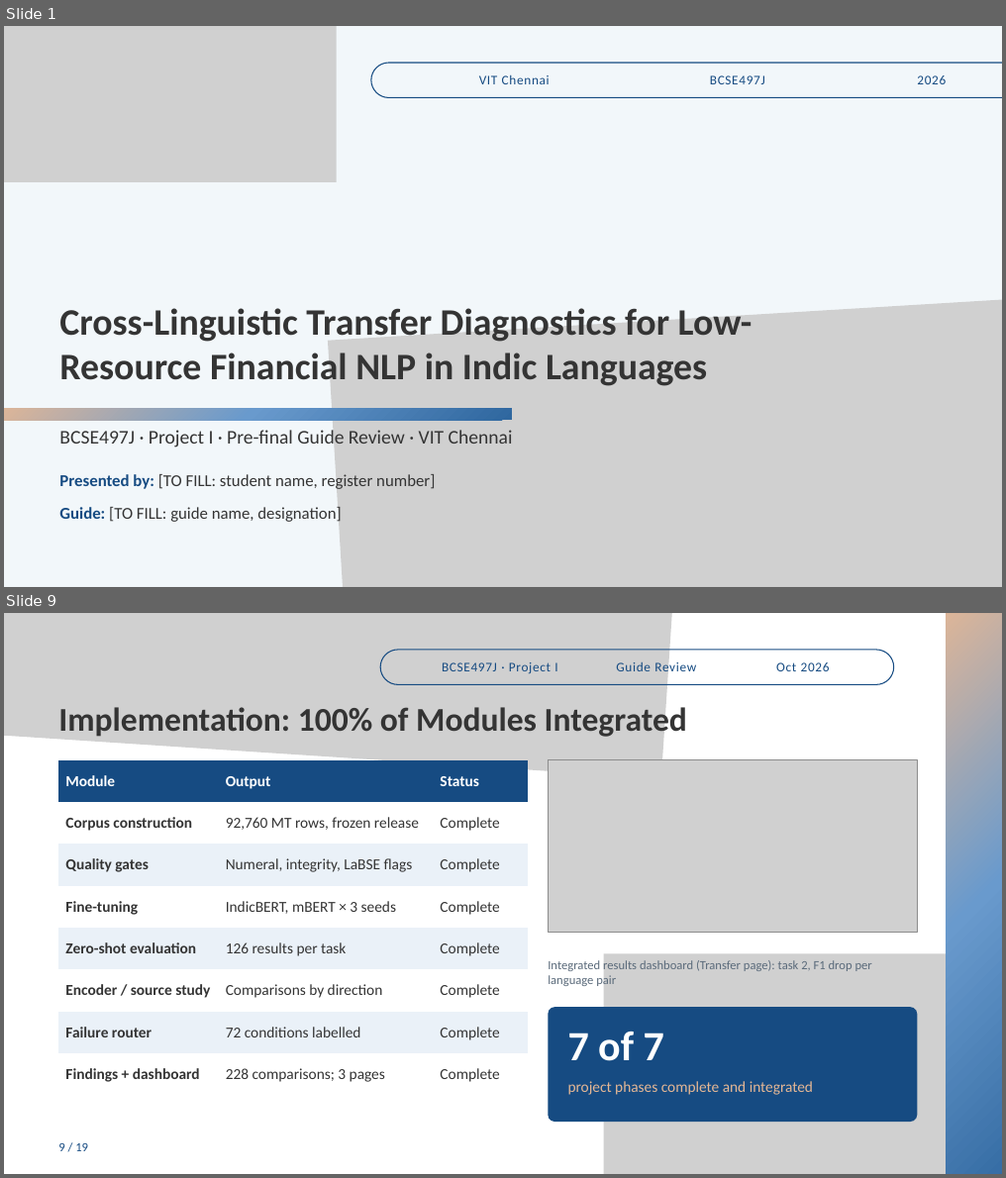
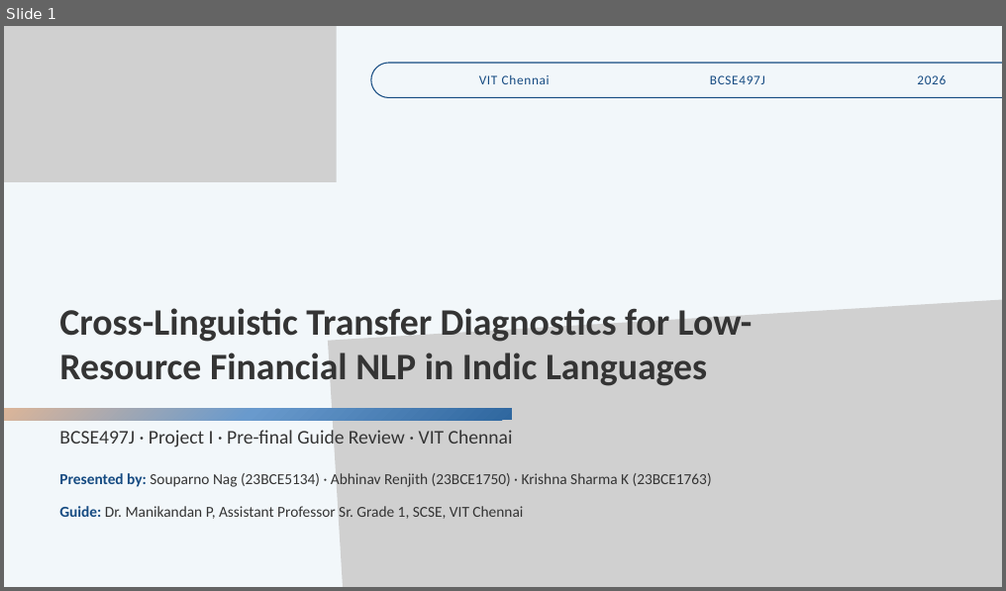
Before and after one commit to souparno-nag/Cross-Linguistic_Transfer_Diagnotic_for_Financial_NLP_in_Indic_Languages, a slide deck: presentation/BCSE497J_Project_I_Final_Review.pptx. Shown one above the other, each under a label of ours: slides 1 and 9 before the commit, slide 1 after it; the slides between them are not shown. The pictures are 1006x1178 and 1006x591 pixels, drawn with LibreOffice and Linux fonts; fonts in the diff are those of the drawing; grey boxes stand for pictures. Boxes give left, top, right and bottom in pixels: in the first picture for what was removed or moved away, otherwise in the second. Text is boxed around its words. In the diff, an @@ line names an element or a change of style, - is before the commit and + after.

Commit message:
Docs: update numeric report, add colour-pages PDF and report PDF; update review deck

```diff
--- a/presentation/BCSE497J_Project_I_Final_Review.pptx
+++ b/presentation/BCSE497J_Project_I_Final_Review.pptx
@@ slide 9 removed at (x1=4, y1=613, x2=1002, y2=1174), background #FFFFFF @@
@@ picture removed at (x1=4, y1=613, x2=680, y2=779) @@
@@ freeform shape removed at (x1=946, y1=613, x2=1002, y2=1174) @@
@@ freeform shape removed at (x1=380, y1=650, x2=894, y2=684) @@
@@ text removed at (x1=442, y1=663, x2=557, y2=674) @@
-BCSE497J · Project I
@@ text removed at (x1=616, y1=663, x2=696, y2=671) @@
-Guide Review
@@ text removed at (x1=776, y1=663, x2=830, y2=671) @@
-Oct 2026
@@ text removed at (x1=58, y1=703, x2=687, y2=739) @@
-Implementation: 100% of Modules Integrated
@@ table removed at (x1=58, y1=761, x2=528, y2=1095), 8 rows, 3 columns @@
-Module | Output | Status
-Corpus construction | 92,760 MT rows, frozen release | Complete
-Quality gates | Numeral, integrity, LaBSE flags | Complete
-Fine-tuning | IndicBERT, mBERT × 3 seeds | Complete
-Zero-shot evaluation | 126 results per task | Complete
-Encoder / source study | Comparisons by direction | Complete
-Failure router | 72 conditions labelled | Complete
-Findings + dashboard | 228 comparisons; 3 pages | Complete
@@ picture removed at (x1=548, y1=761, x2=917, y2=933) @@
@@ text removed at (x1=548, y1=960, x2=872, y2=987) @@
-Integrated results dashboard (Transfer page): task 2, F1 drop per language pair
@@ picture removed at (x1=603, y1=955, x2=1002, y2=1174) @@
@@ rounded rectangle removed at (x1=548, y1=1007, x2=917, y2=1122) @@
@@ text removed at (x1=568, y1=1032, x2=664, y2=1061) @@
-7 of 7
@@ text removed at (x1=568, y1=1081, x2=813, y2=1095) @@
-project phases complete and integrated
@@ text removed at (x1=58, y1=1144, x2=88, y2=1152) @@
-9 / 19
@@ slide 1 changed as well @@
@@ text at (x1=59, y1=472, x2=712, y2=489): text changed; size 24 to 22 pt @@
-Presented by: [TO FILL: student name, register number]
+Presented by: Souparno Nag (23BCE5134) · Abhinav Renjith (23BCE1750) · Krishna Sharma K (23BCE1763)
@@ text at (x1=59, y1=506, x2=523, y2=519): text changed; size 24 to 22 pt @@
-Guide: [TO FILL: guide name, designation]
+Guide: Dr. Manikandan P, Assistant Professor Sr. Grade 1, SCSE, VIT Chennai
```
Also in this commit, not shown: 9 other slides changed, 12 slides added, 8 other slides removed, 4 other files.
